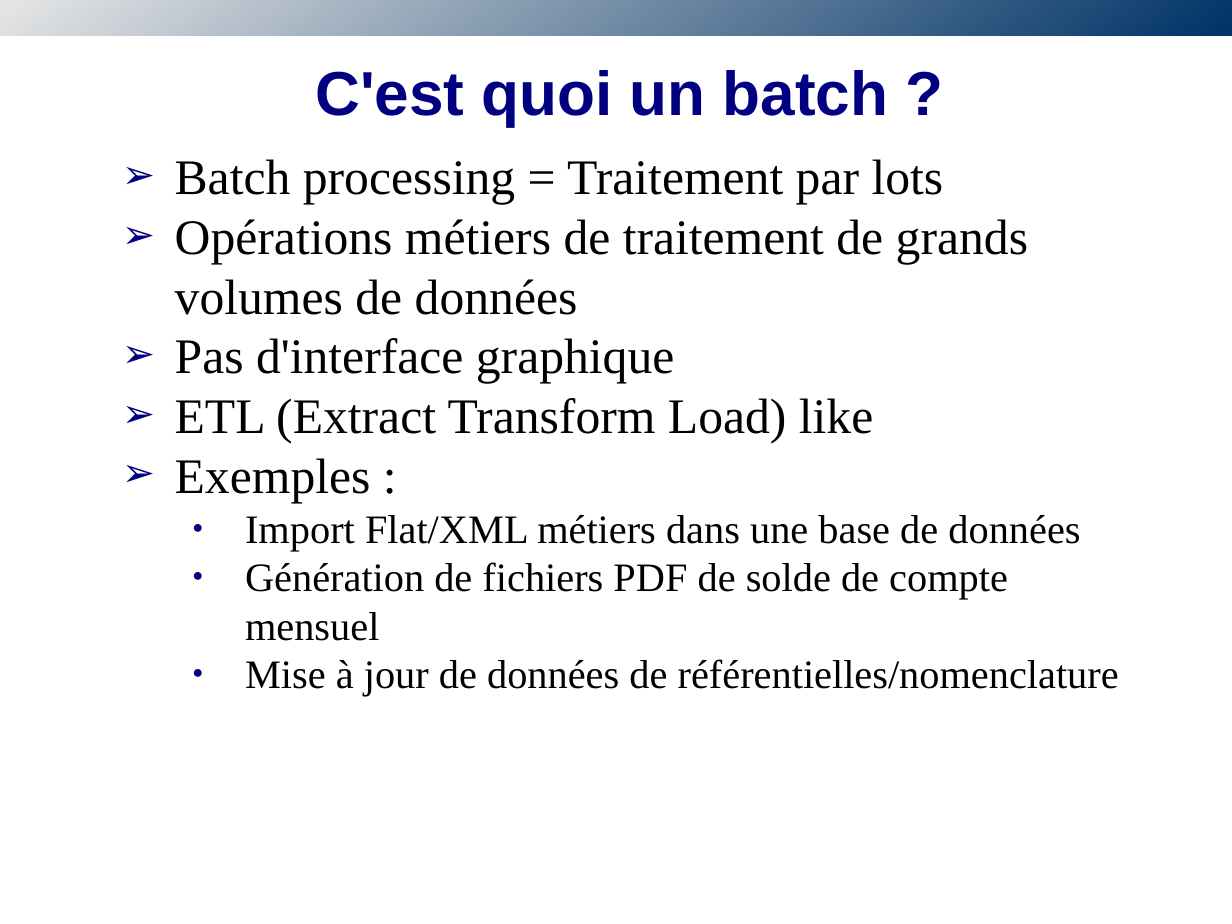
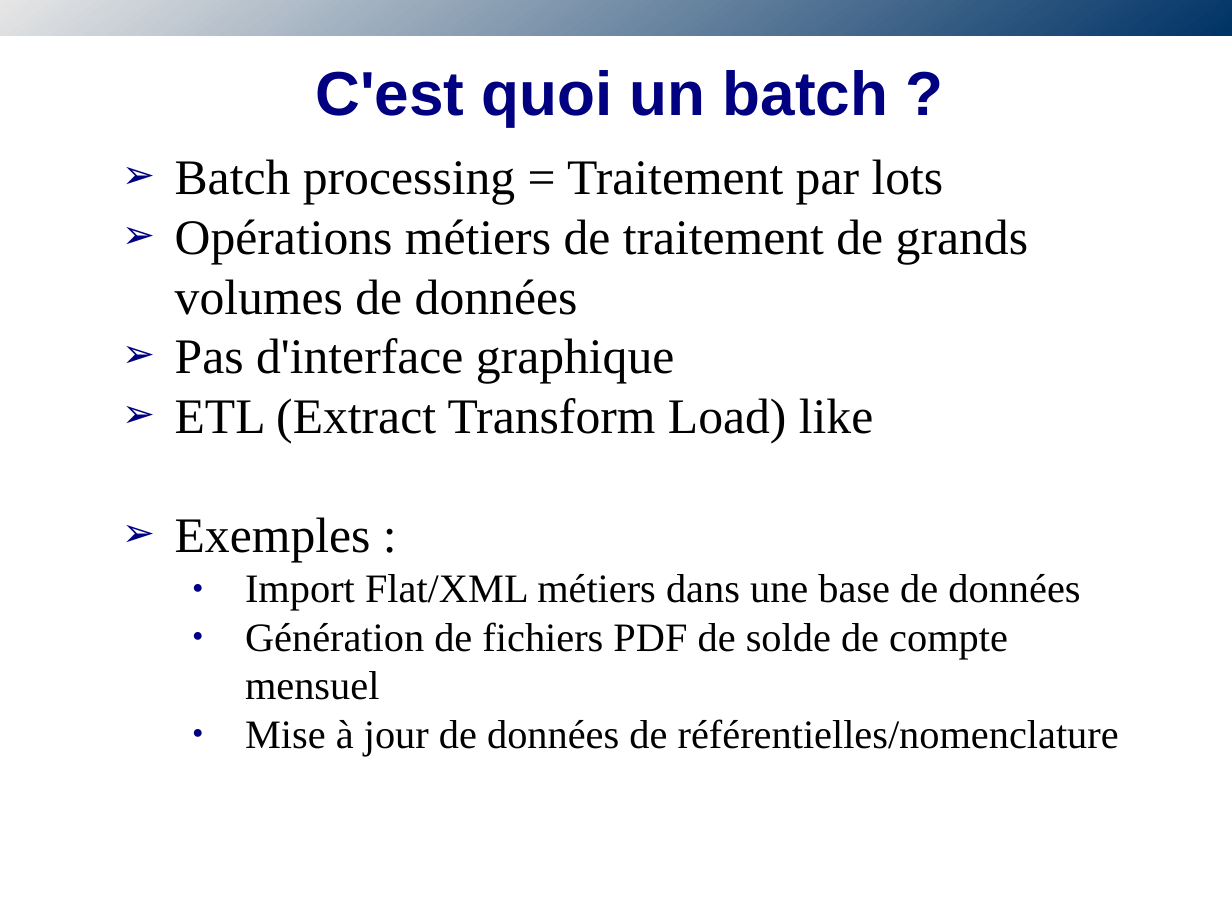
Before and after one commit to obazoud/spring-batch-sug, a slide deck: slide 9 of presentation/SUG-SpringBatch.odp. Drawn at 1232x924 pixels with LibreOffice and Linux fonts; fonts in the diff are those of the drawing; background and template pictures are left out. Boxes give left, top, right and bottom in pixels: in the first picture for what was removed or moved away, otherwise in the second. Text is boxed around its words. In the diff, an @@ line names an element or a change of style, - is before the commit and + after.

Commit message:
Improve batch slides

```diff
--- a/presentation/SUG-SpringBatch.odp
+++ b/presentation/SUG-SpringBatch.odp
@@ text "Batch processing = Traitement par ..." rewrapped from [175, 159, 1119, 697] to [175, 159, 1119, 756] @@
```
Also in this commit, not shown: 4 other slides changed.
